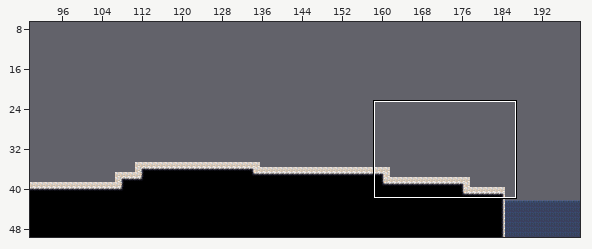
Level history. Tiled map: AngryCastle/levels/grema_01.tmx. The first picture is a wide view before the edit; the outline marks the close-up.
Close-up. As it was:
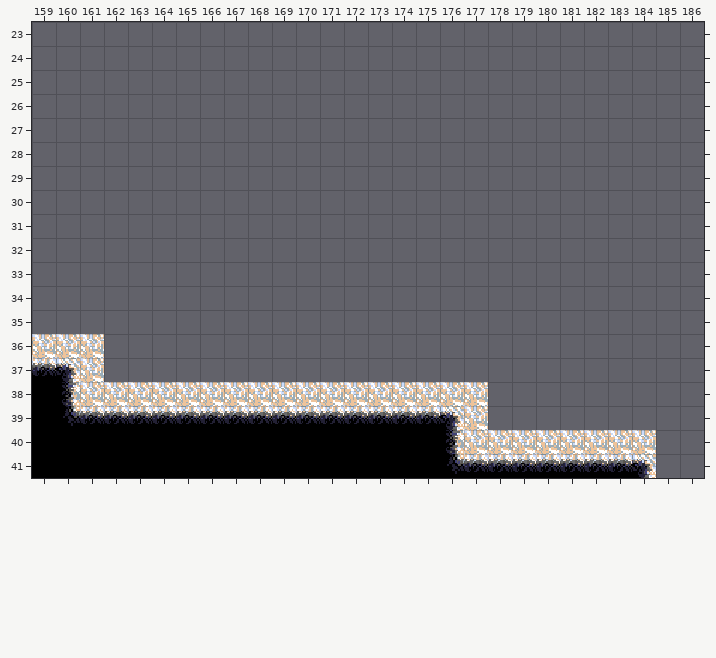
Cells are 16x16 px. Shown: x 159..186, y 23..41. The commit also changed other parts of the map, which this record leaves out. The old version is drawn lined up with the new one.
After:
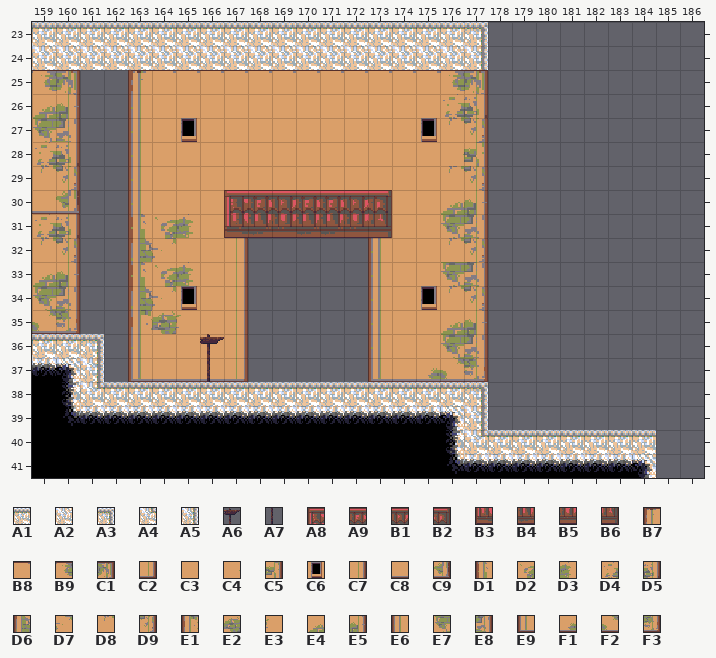
Key: from "Olaf_tileset": A1 70, A2 99, A3 131, A4 134, A5 164, A6 200, A7 232, A8 450, A9 451, B1 452, B2 453, B3 514, B4 515, B5 516, B6 517, B7 546, B8 549, B9 550, C1 551, C2 577, C3 581, C4 582, C5 583, C6 608, C7 609, C8 612, C9 615, D1 642, D2 643, D3 644, D4 646, D5 647, D6 674, D7 675, D8 678, D9 679, E1 706, E2 707, E3 708, E4 710, E5 711, E6 738, E7 742, E8 743, E9 770, F1 773, F2 774, F3 775.
__ is an empty cell.
From old to new:
map size 200x30 -> 200x50 cells (old content now starts at 0,20; both pictures use the new coordinates)
Layer "BackgroundLayer":
y 25: x 159..160 __ __ -> B9 C1; x 163..177 __ __ __ __ __ __ __ __ __ __ __ __ __ __ __ -> B7 B8 B8 B8 B8 B8 B8 B8 B8 B8 B8 B8 B8 B9 C1
y 26: x 159..160 __ __ -> E4 E5; x 163..177 __ __ __ __ __ __ __ __ __ __ __ __ __ __ __ -> E6 C3 C3 C3 C3 C3 C3 C3 C3 C3 C3 C3 C3 D4 D5
y 27: x 159..160 __ __ -> E7 E8; x 163..164 __ __ -> E6 C3; x 166..174 __ __ __ __ __ __ __ __ __ -> C3 C3 C3 C3 C3 C3 C3 C3 C3; x 176..177 __ __ -> D8 D9
y 28: x 159..160 __ __ -> D4 D5; x 163..177 __ __ __ __ __ __ __ __ __ __ __ __ __ __ __ -> E6 C3 C3 C3 C3 C3 C3 C3 C3 C3 C3 C3 C3 C4 C5
y 29: x 159..160 __ __ -> D8 D9; x 163..177 __ __ __ __ __ __ __ __ __ __ __ __ __ __ __ -> E6 C3 C3 C3 C3 C3 C3 C3 C3 C3 C3 C3 C3 D8 D9
y 30: x 159..160 __ __ -> C8 C9; x 163..177 __ __ __ __ __ __ __ __ __ __ __ __ __ __ __ -> E6 C3 C3 C3 A8 A9 B1 A9 A9 B1 B2 C3 C3 E4 E5
y 31: x 159..160 __ __ -> D4 D5; x 163..177 __ __ __ __ __ __ __ __ __ __ __ __ __ __ __ -> D1 D2 D3 C3 B3 B4 B5 B4 B4 B5 B6 C3 C3 E7 E8
y 32: x 159..160 __ __ -> D8 D9; x 163..167 __ __ __ __ __ -> D6 D7 C3 C3 C7; x 173..177 __ __ __ __ __ -> E6 C3 C3 D8 D9
y 33: x 159..160 __ __ -> E4 E5; x 163..167 __ __ __ __ __ -> D1 D2 D3 C3 C7; x 173..177 __ __ __ __ __ -> E6 C3 C3 E7 E8
y 34: x 159..160 __ __ -> E7 E8; x 163..167 __ __ __ __ __ -> D6 D7 C6 C3 C7; x 173..177 __ __ __ __ __ -> E6 C3 C6 D8 D9
y 35: x 159..160 __ __ -> F2 F3; x 163..167 __ __ __ __ __ -> E1 E2 E3 C3 C7; x 173..177 __ __ __ __ __ -> E6 C3 C3 E4 E5
y 36: x 163..167 __ __ __ __ __ -> E6 C3 C3 C3 C7; x 173..177 __ __ __ __ __ -> E6 C3 C3 E7 E8
y 37: x 163..167 __ __ __ __ __ -> E9 C8 C8 C8 C2; x 173..177 __ __ __ __ __ -> E9 C8 F1 F2 F3
Layer "GameLayer":
y 23: x 159..177 __ __ __ __ __ __ __ __ __ __ __ __ __ __ __ __ __ __ __ -> A1 A1 A1 A1 A1 A1 A1 A1 A1 A1 A1 A1 A1 A1 A1 A1 A1 A1 A3
y 24: x 159..177 __ __ __ __ __ __ __ __ __ __ __ __ __ __ __ __ __ __ __ -> A2 A2 A2 A2 A2 A2 A2 A2 A2 A2 A2 A2 A2 A2 A2 A2 A2 A2 A5
y 36: x 159..161 A2 A2 A2 -> A1 A1 A3
y 37: x 161 A2 -> A5
y 38: x 161..177 A2 A2 A2 A2 A2 A2 A2 A2 A2 A2 A2 A2 A2 A2 A2 A2 A2 -> A4 A1 A1 A1 A1 A1 A1 A1 A1 A1 A1 A1 A1 A1 A1 A1 A3
y 39: x 177 A2 -> A5
y 40: x 177..184 A2 A2 A2 A2 A2 A2 A2 A2 -> A4 A1 A1 A1 A1 A1 A1 A1
Layer "ForegroundLayer":
y 27: x 165 __ -> C6; x 175 __ -> C6
y 36: x 166 __ -> A6
y 37: x 166 __ -> A7
Where, in picture pixels (left, top, right, bottom), the same in both close-ups:
changed: (32, 22, 656, 437)
